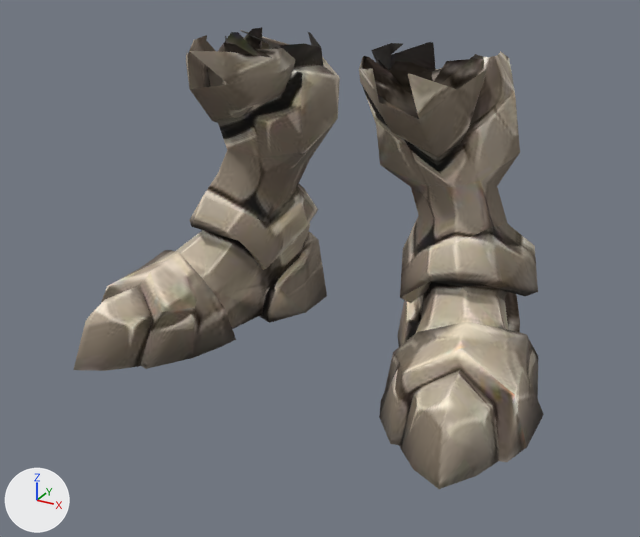
The glTF model public/models/outfits/crag_greaves.glb: old version first, new version second.
Before and after are seen from a 50 mm lens placed at (0.427, -0.838, 0.489), pointed at (0.012, -0.085, 0.112). The lights are fixed; the arrows at lower left show +X, +Y and +Z. The older version comes first. Where no turn or scale is listed for an object, it has been applied to the vertices. Vertices at exactly the same position are counted once.

Script lines for the objects in view, before the commit:
```python
me_crag_boots = bpy.data.meshes.new('crag_boots')
me_crag_boots.from_pydata(...)  # 440 vertices, 743 faces; spans x -0.26..0.261, y -0.232..0.104, z 0.0..0.333
me_crag_boots.materials.append(mat_garment)  # picture img_image_0
ob_crag_boots = bpy.data.objects.new('crag_boots', me_crag_boots)
ob_crag_boots.location = (0.0, 0.0, 0.0)
```
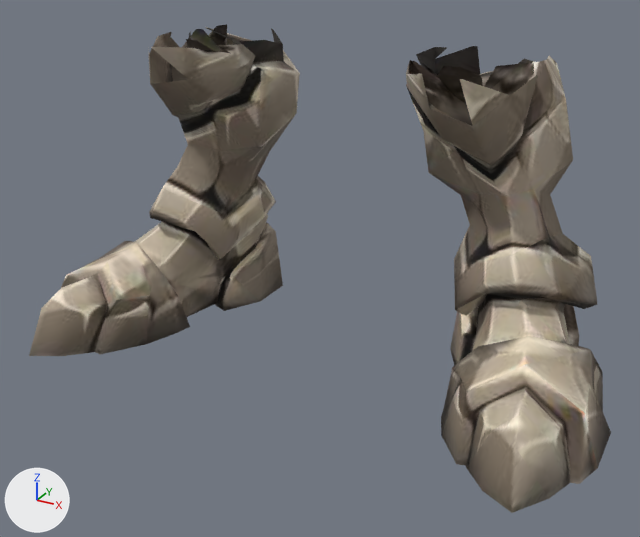
Pixel boxes (x1, y1, x2, y2) of what changed, in the pictures (640 x 537 px; the box of a moved part takes in the faces that stretch with it):
'crag_boots', reshaped (24% wider): before (74, 27, 544, 489); after (29, 24, 611, 513)
part 1 of me_crag_boots, moved or reshaped: before (101, 223, 327, 369); after (61, 214, 283, 355)
part 2 of me_crag_boots, moved or reshaped: before (379, 282, 544, 462); after (441, 294, 611, 484)
part 3 of me_crag_boots, moved or reshaped: before (189, 30, 340, 270); after (149, 27, 300, 260)
part 4 of me_crag_boots, moved or reshaped: before (399, 370, 499, 489); after (466, 387, 571, 513)
part 5 of me_crag_boots, moved or reshaped: before (362, 51, 538, 303); after (406, 56, 597, 316)
part 6 of me_crag_boots, moved or reshaped: before (186, 27, 487, 157); after (149, 24, 538, 165)
part 7 of me_crag_boots, moved or reshaped: before (106, 320, 152, 371); after (61, 307, 106, 356)
part 8 of me_crag_boots, moved or reshaped: before (74, 300, 118, 371); after (29, 288, 73, 356)
part 9 of me_crag_boots, moved or reshaped: before (105, 286, 152, 323); after (62, 275, 106, 310)

Diff of the bpy script that builds the scene:
```diff
--- a/public/models/outfits/crag_greaves.glb.py
+++ b/public/models/outfits/crag_greaves.glb.py
@@ me_crag_boots @@
 # used by ob_crag_boots; location = (0.0, 0.0, 0.0)
-me_crag_boots.from_pydata(...)  # 440 vertices, 743 faces; spans x -0.26..0.261, y -0.232..0.104, z 0.0..0.333
+me_crag_boots.from_pydata(...)  # 440 vertices, 743 faces; spans x -0.326..0.327, y -0.232..0.104, z 0.0..0.333
+# me_crag_boots part 1: the loose piece of 82 vertices spanning x -0.26..-0.061, y -0.191..0.104, z 0.0..0.139 is multiplied about its middle by the matrix ((1.0, 0.0, 0.044), (0.0, 1.0, 0.0), (0.0, 0.0, 1.0)), then moved by (-0.063, 0.0, 0.0)
+# me_crag_boots part 2: the loose piece of 83 vertices spanning x 0.06..0.261, y -0.191..0.103, z 0.0..0.139 is multiplied about its middle by the matrix ((1.0, 0.0, -0.044), (0.0, 1.0, 0.0), (0.0, 0.0, 1.0)), then moved by (0.063, 0.0, 0.0)
+# me_crag_boots part 3: the loose piece of 68 vertices spanning x -0.219..-0.025, y -0.073..0.101, z 0.066..0.333 is multiplied about its middle by the matrix ((1.0, 0.0, 0.057), (0.0, 1.0, 0.0), (0.0, 0.0, 1.0)), then moved by (-0.056, 0.0, 0.0)
+# me_crag_boots part 4: the loose piece of 17 vertices spanning x 0.142..0.247, y -0.232..-0.133, z 0.0..0.069 is multiplied about its middle by the matrix ((1.0, -0.002, -0.013), (0.002, 1.0, 0.001), (0.013, -0.001, 1.0)), then moved by (0.065, 0.0, 0.0)
+# me_crag_boots part 5: the loose piece of 70 vertices spanning x 0.026..0.218, y -0.072..0.1, z 0.067..0.333 is multiplied about its middle by the matrix ((1.0, 0.0, -0.057), (0.0, 1.0, 0.0), (0.0, 0.0, 1.0)), then moved by (0.056, 0.0, 0.0)
+# me_crag_boots part 6: 103 of 440 vertices moved; they spanned x -0.161..0.16, y -0.119..0.064, z 0.226..0.333 and now span x -0.211..0.21, y -0.119..0.064, z 0.226..0.333; mean shift (-0.004, 0.0, 0.0); largest move (0.125, -0.022, 0.226) -> (0.18, -0.022, 0.226)
+# me_crag_boots part 7: all 6 vertices in x -0.23..-0.153, y -0.191..-0.134, z 0.031..0.048 are moved by (-0.065, 0.0, 0.0)
+# me_crag_boots part 8: the 1 vertex in x -0.207, y -0.211, z 0.052 is moved by (-0.064, 0.0, 0.0)
+# me_crag_boots part 9: all 3 vertices in x -0.2..-0.191, y -0.186..-0.133, z 0.068..0.069 are moved by (-0.063, 0.0, 0.0)
+# other edits to the shape of me_crag_boots do not show in these pictures
 me_crag_boots.materials.append(mat_garment)
```
